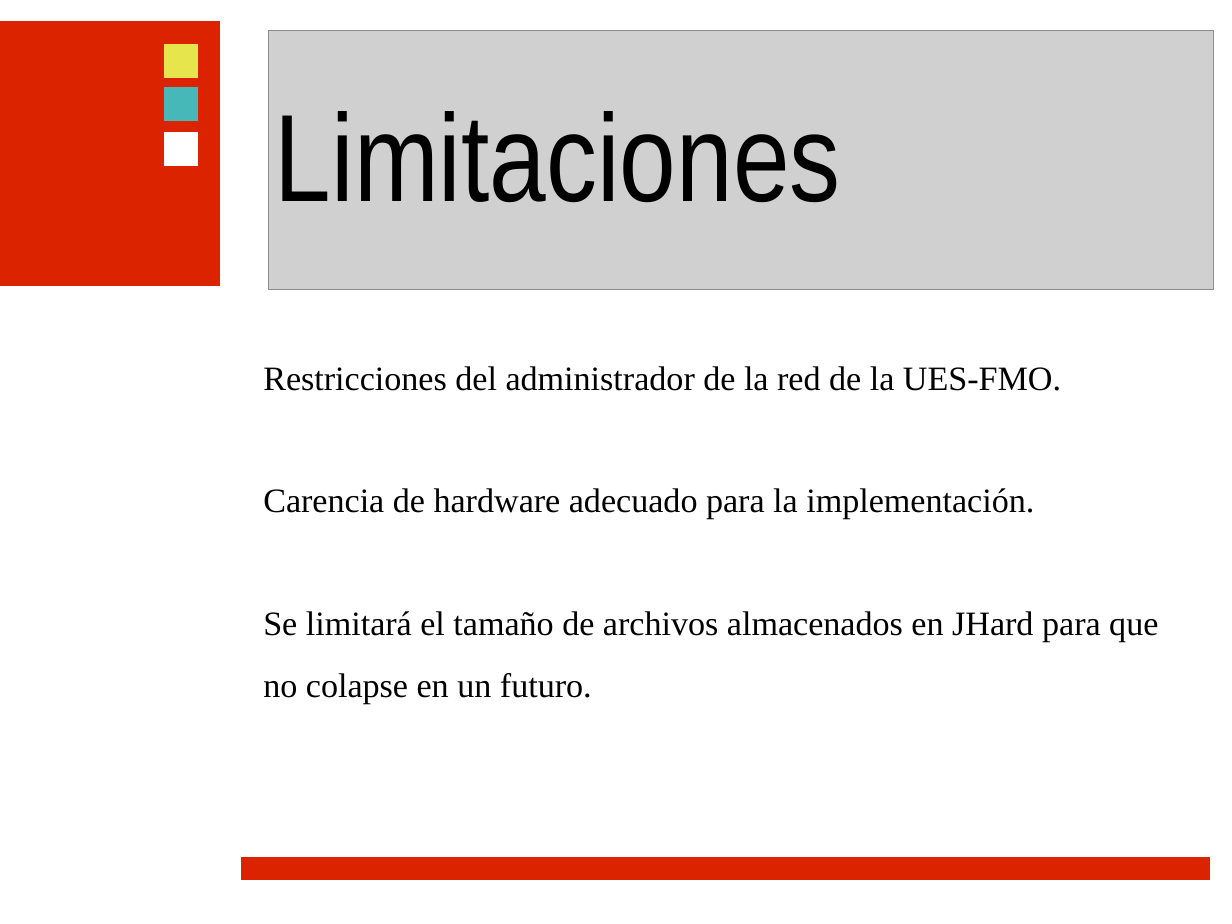
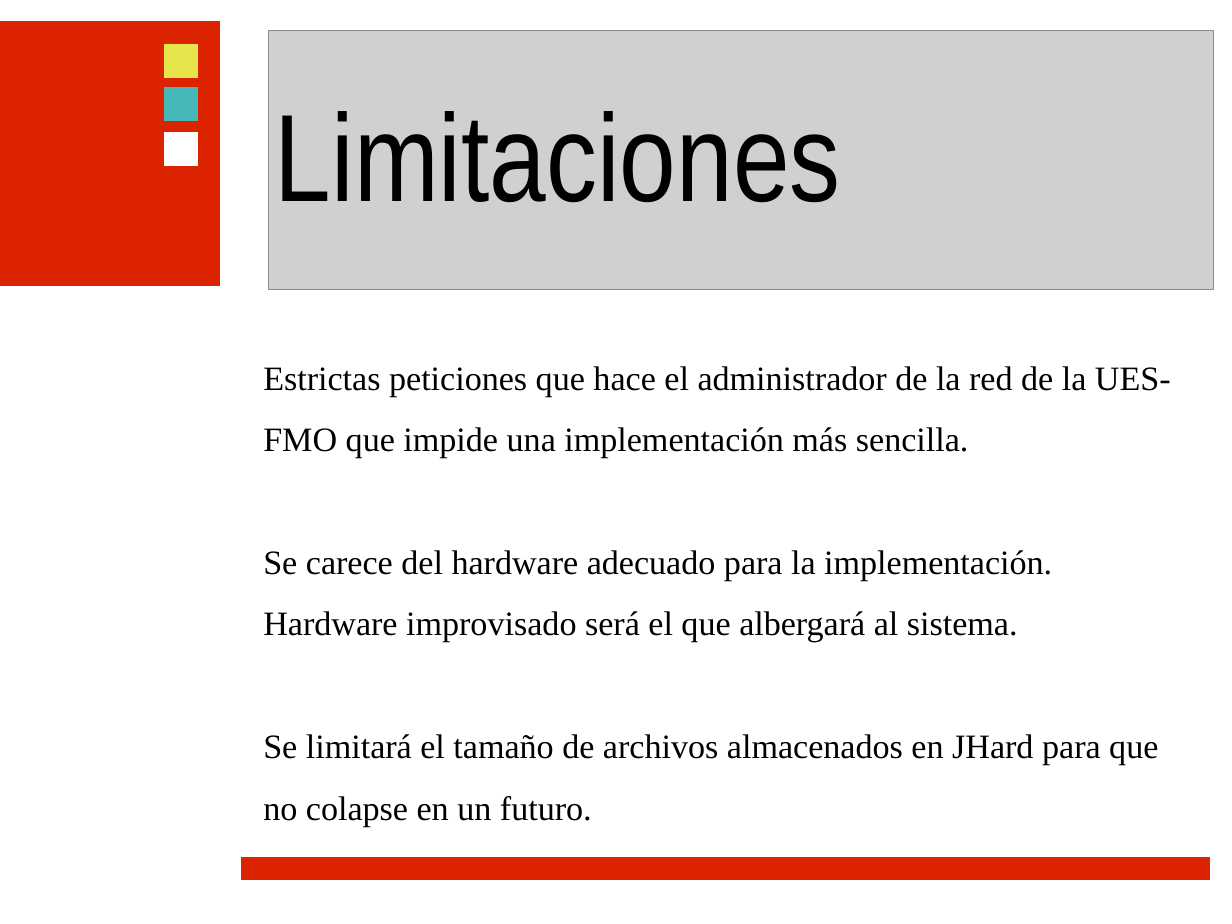
Before and after one commit to ramayac/jhard, a slide deck: slide 15 of presentaciones/primera defensa/jhard.odp. Drawn at 1232x924 pixels with LibreOffice and Linux fonts; fonts in the diff are those of the drawing; grey boxes stand for pictures; background and template pictures are left out. Boxes give left, top, right and bottom in pixels: in the first picture for what was removed or moved away, otherwise in the second. Text is boxed around its words. In the diff, an @@ line names an element or a change of style, - is before the commit and + after.

```diff
--- a/presentaciones/primera defensa/jhard.odp
+++ b/presentaciones/primera defensa/jhard.odp
@@ text at <box>263,366,1171,642</box>: text changed @@
-Restricciones del administrador de la red de la UES-FMO.
-Carencia de hardware adecuado para la implementación.
+Estrictas peticiones que hace el administrador de la red de la UES-FMO que impide una implementación más sencilla.
+Se carece del hardware adecuado para la implementación. Hardware improvisado será el que albergará al sistema.
```
Also in this commit, not shown: 23 other slides changed.
